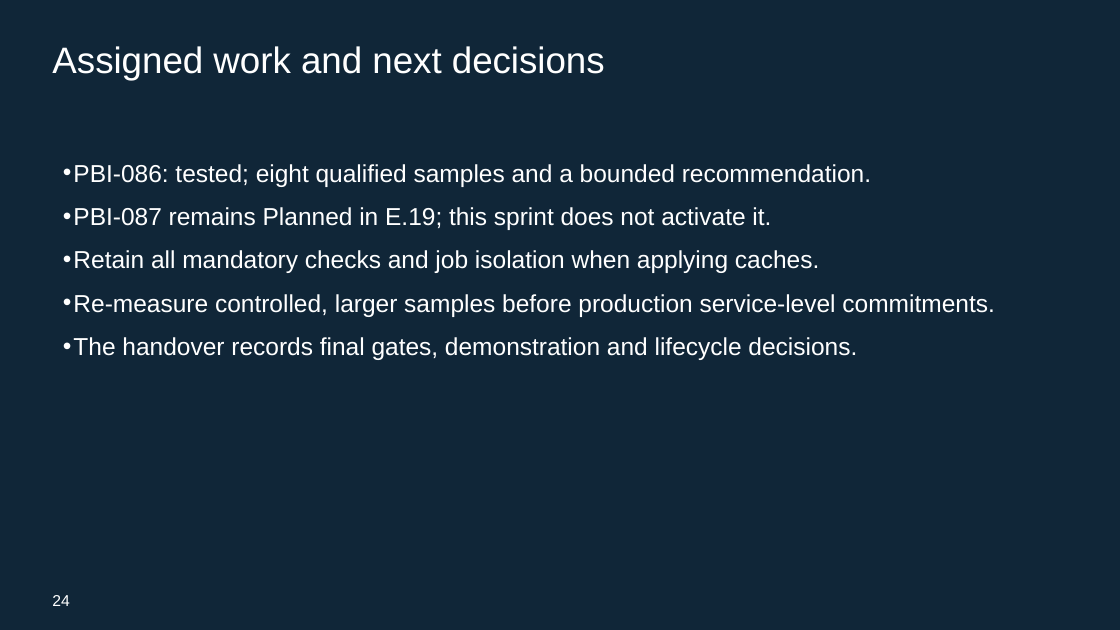
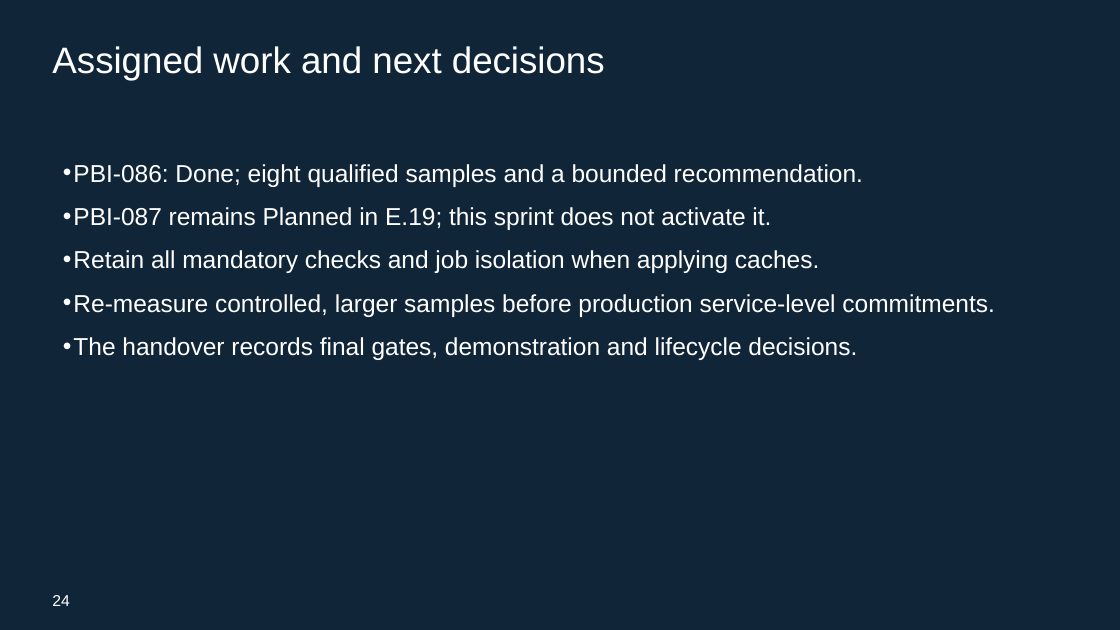
Before and after one commit to rstyczynski/APEX_CICD, a slide deck: slide 24 of progress/E.18/sprint_E.18_increment_demo.pptx. Drawn at 1120x630 pixels with LibreOffice and Linux fonts; fonts in the diff are those of the drawing. Boxes give left, top, right and bottom in pixels: in the first picture for what was removed or moved away, otherwise in the second. Text is boxed around its words. In the diff, an @@ line names an element or a change of style, - is before the commit and + after.

```diff
--- a/progress/E.18/sprint_E.18_increment_demo.pptx
+++ b/progress/E.18/sprint_E.18_increment_demo.pptx
@@ text at (73,164,863,187): text changed @@
-• PBI-086: tested; eight qualified samples and a bounded recommendation.
+• PBI-086: Done; eight qualified samples and a bounded recommendation.
```
Also in this commit, not shown: 16 other files.
